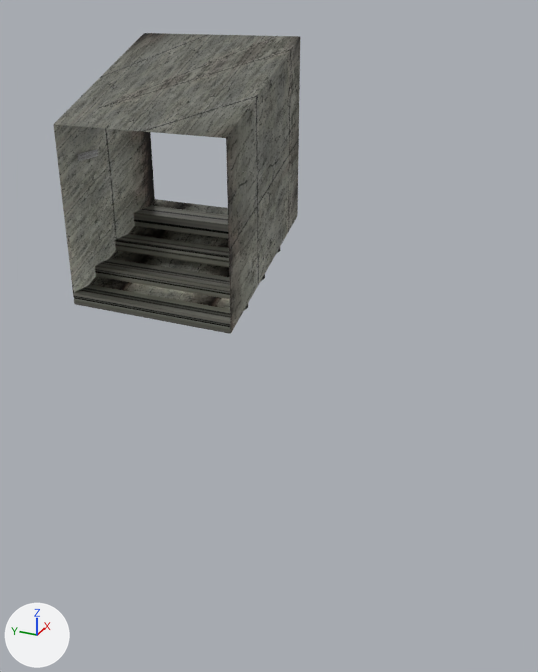
Two versions of the glTF model assets/Objects/models/escalerasCortas/escalerasCortas.glb, one commit apart.
Before and after are seen from a 50 mm lens placed at (-10.75, -4.37, 8.17), pointed at (3.3, 1.95, 1.14). The lights are fixed; the arrows at lower left show +X, +Y and +Z. The first picture is the older version. Where no turn or scale is listed for an object, it has been applied to the vertices. Vertices at exactly the same position are counted once.
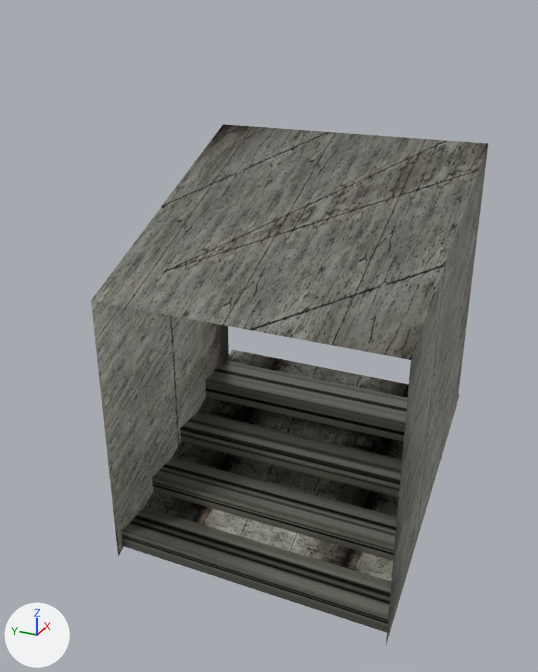
Diff of the bpy script that builds the scene:
```diff
--- a/assets/Objects/models/escalerasCortas/escalerasCortas.glb.py
+++ b/assets/Objects/models/escalerasCortas/escalerasCortas.glb.py
@@ me_cube_003 @@
 # used by ob_cube_002; location = (7.07, 6.32, 1.78)
-me_cube_003.from_pydata(...)  # 8 vertices, 6 faces; spans x -2.06..2.45, y -2.5..2.5, z -1.63..5.37
+me_cube_003.from_pydata(...)  # 8 vertices, 6 faces; spans x -2.25..2.25, y -2.5..2.5, z -3.5..3.5
+# me_cube_003 part 1: the whole mesh is moved by (-0.19, 0.0, -1.87)
 me_cube_003.materials.append(mat_pared)
@@ me_cube_008 @@
 # used by ob_cube_006; location = (7.07, 6.32, 1.78)
-me_cube_008.from_pydata(...)  # 20 vertices, 18 faces; spans x -2.06..2.45, y -2.5..2.5, z -1.63..0.37
+me_cube_008.from_pydata(...)  # 20 vertices, 18 faces; spans x -1.99..2.52, y -2.5..2.5, z -0.97..1.04
+# me_cube_008 part 2: the whole mesh is moved by (0.07, 0.0, 0.67)
 me_cube_008.materials.append(mat_pared)
@@ ob_cubo_007 @@
-ob_cubo_007 = bpy.data.objects.new('Cubo.007', me_cubo_023)
-ob_cubo_007.location = (6.2, 8.74, 4.16)
@@ ob_cube_002 @@
 ob_cube_002 = bpy.data.objects.new('Cube.002', me_cube_003)
-ob_cube_002.location = (7.07, 6.32, 1.78)
+ob_cube_002.location = (0.11, 0.0, 2.41)
@@ ob_cube_006 @@
 ob_cube_006 = bpy.data.objects.new('Cube.006', me_cube_008)
-ob_cube_006.location = (7.07, 6.32, 1.78)
+ob_cube_006.location = (0.0, 0.0, 0.0)
```

Pixel boxes (x1, y1, x2, y2) of what changed, in the pictures (538 x 672 px):
'Cube.002', moved: before (53, 33, 300, 332); after (91, 124, 488, 644)
'Cube.006', moved: before (73, 199, 280, 334); after (121, 350, 460, 633)
'Cubo.007', deleted: before (78, 149, 99, 161)
